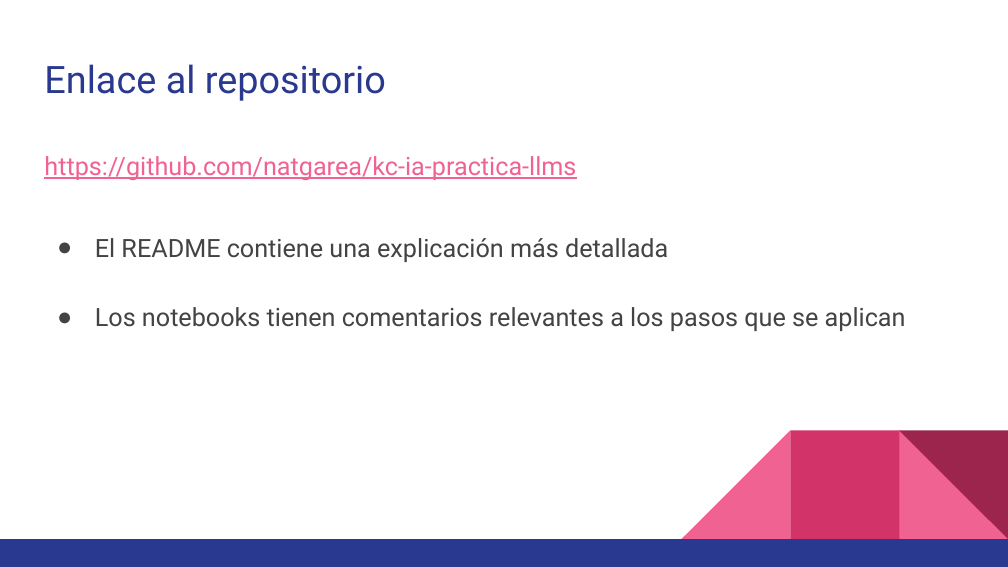
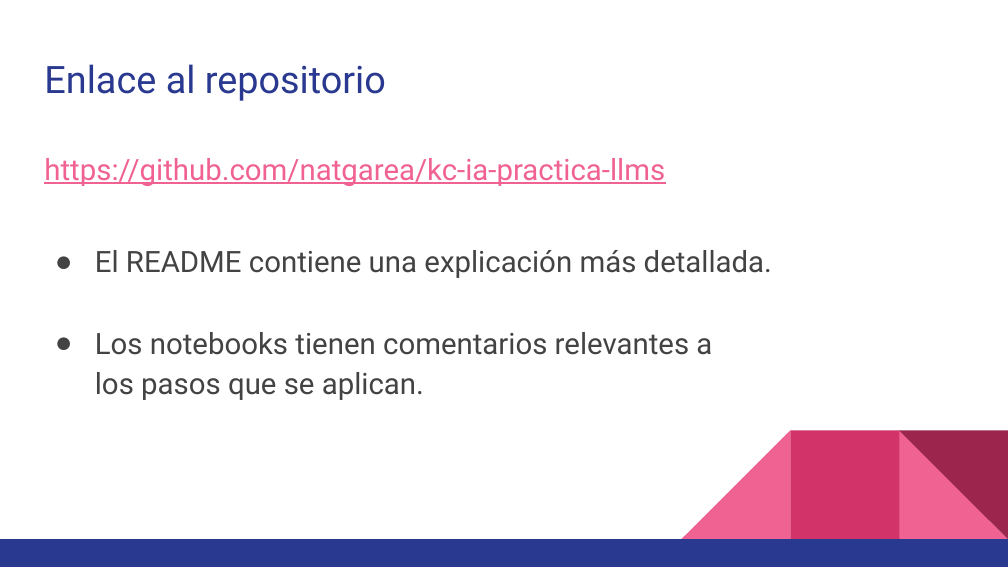
Before and after one commit to natgarea/kc-ia-practica-llms, a slide deck: slide 8 of presentacion.pptx (slide 6 before the commit). Drawn at 1008x567 pixels with LibreOffice and Linux fonts; fonts in the diff are those of the drawing. Boxes give left, top, right and bottom in pixels: in the first picture for what was removed or moved away, otherwise in the second. Text is boxed around its words. In the diff, an @@ line names an element or a change of style, - is before the commit and + after.

```diff
--- a/presentacion.pptx
+++ b/presentacion.pptx
@@ text at [44, 158, 665, 186]: size 18 to 21 pt in "https://github.com/natgarea/kc-ia-practica-llms" @@
@@ text at [95, 250, 772, 400]: text changed; size 18 to 21 pt @@
-● El README contiene una explicación más detallada
-● Los notebooks tienen comentarios relevantes a los pasos que se aplican
+● El README contiene una explicación más detallada.
+● Los notebooks tienen comentarios relevantes a
+  los pasos que se aplican.
```
Also in this commit, not shown: 4 other slides changed, 2 slides added.
